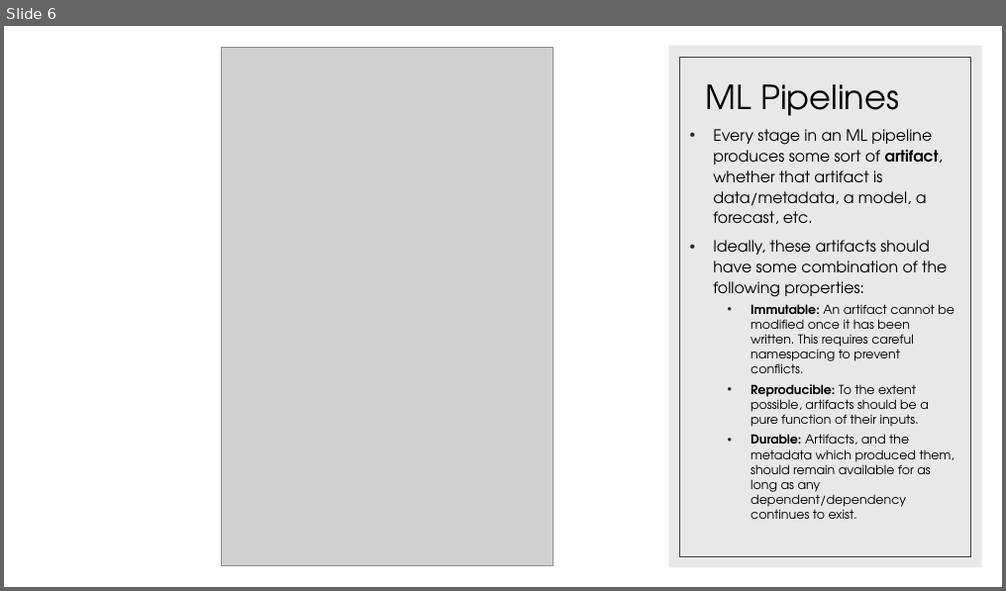
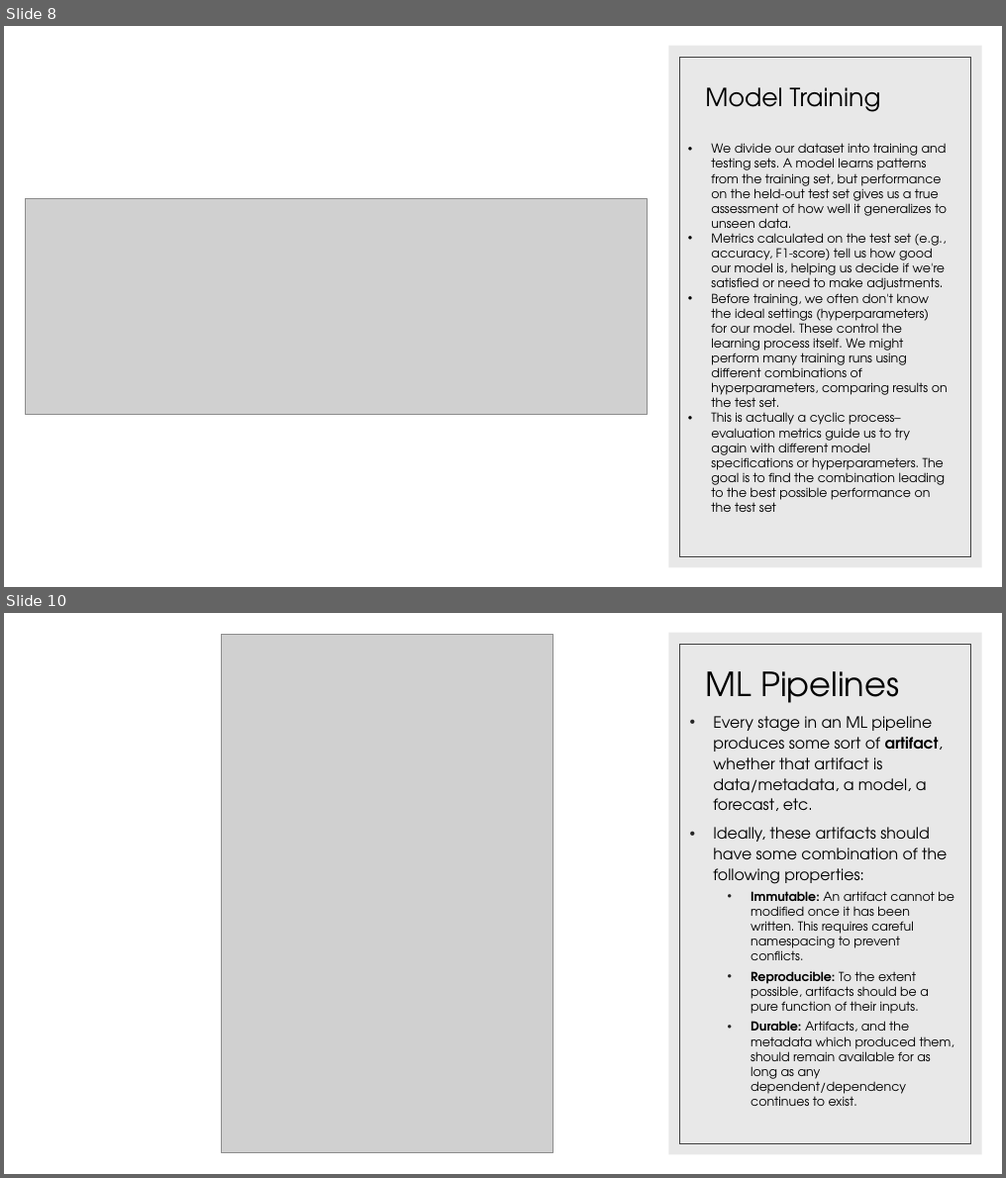
Before and after one commit to apetresc/rotman-ml, a slide deck: Day 3-4.pptx. Shown one above the other, each under a label of ours: slide 6 before the commit, slides 8 and 10 after it; the slides between them are not shown. The pictures are 1006x591 and 1006x1178 pixels, drawn with LibreOffice and Linux fonts; fonts in the diff are those of the drawing; grey boxes stand for pictures. Boxes give left, top, right and bottom in pixels: in the first picture for what was removed or moved away, otherwise in the second. Text is boxed around its words. In the diff, an @@ line names an element or a change of style, - is before the commit and + after.

```diff
--- a/Day 3-4.pptx
+++ b/Day 3-4.pptx
@@ slide 8 added at [4, 26, 1002, 587], background #FFFFFF; not listed: 2 template elements that a slide beside it also shows @@
@@ title added at [705, 87, 881, 112], 24 pt, text #000000 @@
+Model Training
@@ text added at [711, 143, 947, 512], 12 pt, text #000000 @@
+• We divide our dataset into training and testing sets. A model learns patterns from the training set, but performance on the held-out test set gives us a true assessment of how well it generalizes to unseen data.
+• Metrics calculated on the test set (e.g., accuracy, F1-score) tell us how good our model is, helping us decide if we're satisfied or need to make adjustments.
+• Before training, we often don't know the ideal settings (hyperparameters) for our model. These control the learning process itself. We might perform many training runs using different combinations of hyperparameters, comparing results on the test set.
+• This is actually a cyclic process–evaluation metrics guide us to try again with different model specifications or hyperparameters. The goal is to find the combination leading to the best possible performance on the test set
@@ picture added at [25, 199, 648, 414] @@
@@ what was slide 6 is now slide 10 @@
```
Also in this commit, not shown: 1 slide changed, 3 other slides added.
